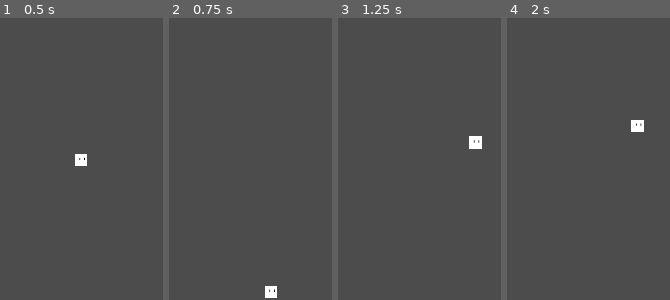
Above: before the commit, frames 1-4 (left to right).
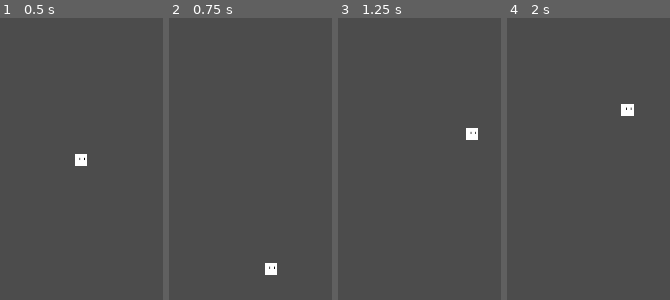
Above: after the commit, the same moments.

Repository: Ken-Xiangyi-Zhou/VGDC-UCI-Godot-Platformer-Scaffold
Game: Godot game, scene res://scenes/main_scene.tscn
Same seed, same stepped clock (60 frames per second), same inputs: the game is played once before the commit and once after it. This scene is started directly instead of the project's main scene.
Inputs:
- Up to frame 1 (0.5 s): no input
- Up to frame 2 (0.75 s): tap Enter at 0.5 s; hold D (right) from 0.53 s (still down); hold W (up) from 0.53 s (still down)
- Up to frame 3 (1.25 s): keep holding D (right); keep holding W (up)
- Up to frame 4 (2 s): keep holding D (right); release W (up) at 1.28 s; tap W (up) at 1.35, 1.52, 1.82 s

Frame 1 is identical in both runs. In frame 2, 0.6% of the frame differs, in the area x 58-67%, y 86-100%; in frame 3, 0.5%; in frame 4, 0.7%, in the area x 69-85%, y 30-41%.

Commit message:
Fixed Main Scene
And added some comments too~

Diff:
--- a/Godot Scaffold Platformer/scenes/example_scene.tscn
+++ b/Godot Scaffold Platformer/scenes/example_scene.tscn
@@ -56,6 +56,7 @@
 extents = Vector2( 8, 1 )
 
 [node name="Example Scene" type="Node2D"]
+editor/display_folded = true
 
 [node name="Tiles" type="TileMap" parent="."]
 tile_set = ExtResource( 1 )
@@ -70,7 +71,7 @@
 collision_layer = 8
 collision_mask = 2
 format = 1
-tile_data = PoolIntArray( 393304, 0, 0, 458838, 0, 0, 589867, 0, 0, 589909, 0, 0, 655443, 0, 0, 786514, 0, 0, 852008, 0, 0, 852012, 0, 0, 852048, 0, 0, 917551, 0, 0, 983090, 0, 0, 983119, 0, 0 )
+tile_data = PoolIntArray( 393304, 0, 0, 458838, 0, 0, 589867, 0, 0, 589909, 0, 0, 655443, 0, 0, 786514, 0, 0, 852008, 0, 0, 852048, 0, 0, 917551, 0, 0, 983090, 0, 0, 983119, 0, 0 )
 
 [node name="Hazards" type="TileMap" parent="."]
 tile_set = ExtResource( 3 )
@@ -81,6 +82,7 @@
 tile_data = PoolIntArray( 196665, 0, 0, 327729, 0, 0, 393266, 0, 0, 458819, 0, 0, 524334, 0, 0, 524342, 0, 0, 524343, 0 …(299 unchanged characters)…
 
 [node name="Player" type="KinematicBody2D" parent="."]
+editor/display_folded = true
 position = Vector2( 535.987, 417.635 )
 collision_layer = 2
 collision_mask = 13
@@ -89,6 +91,7 @@
 x_decceleration = 30
 
 [node name="Player Sprite" type="AnimatedSprite" parent="Player"]
+editor/display_folded = true
 frames = SubResource( 1 )
 script = ExtResource( 7 )
 
@@ -111,6 +114,7 @@
 drag_margin_bottom = 0.0
 
 [node name="Face" type="Area2D" parent="Player"]
+editor/display_folded = true
 collision_layer = 2
 
 [node name="Face Box" type="CollisionShape2D" parent="Player/Face"]
--- a/Godot Scaffold Platformer/scenes/main_scene.tscn
+++ b/Godot Scaffold Platformer/scenes/main_scene.tscn
@@ -7,7 +7,7 @@
 [ext_resource path="res://assets/sprites/player_1.png" type="Texture" id=5]
 [ext_resource path="res://assets/sprites/player_2.png" type="Texture" id=6]
 [ext_resource path="res://scripts/player_sprite_direction.gd" type="Script" id=7]
-
+[ext_resource path="res://scripts/player_animaton.gd" type="Script" id=8]
 
 [sub_resource type="SpriteFrames" id=1]
 animations = [ {
@@ -17,10 +17,42 @@
 "speed": 60.0
 } ]
 
-[sub_resource type="RectangleShape2D" id=2]
+[sub_resource type="Animation" id=2]
+resource_name = "Blink"
+length = 0.1
+tracks/0/type = "value"
+tracks/0/path = NodePath(".:frame")
+tracks/0/interp = 1
+tracks/0/loop_wrap = true
+tracks/0/imported = false
+tracks/0/enabled = true
+tracks/0/keys = {
+"times": PoolRealArray( 0 ),
+"transitions": PoolRealArray( 1 ),
+"update": 1,
+"values": [ 1 ]
+}
+
+[sub_resource type="Animation" id=3]
+resource_name = "Idle"
+length = 0.1
+tracks/0/type = "value"
+tracks/0/path = NodePath(".:frame")
+tracks/0/interp = 1
+tracks/0/loop_wrap = true
+tracks/0/imported = false
+tracks/0/enabled = true
+tracks/0/keys = {
+"times": PoolRealArray( 0 ),
+"transitions": PoolRealArray( 1 ),
+"update": 1,
+"values": [ 0 ]
+}
+
+[sub_resource type="RectangleShape2D" id=4]
 extents = Vector2( 8, 8 )
 
-[sub_resource type="RectangleShape2D" id=3]
+[sub_resource type="RectangleShape2D" id=5]
 extents = Vector2( 8, 1 )
 
 [node name="Main Scene" type="Node2D"]
@@ -47,7 +79,7 @@
 format = 1
 
 [node name="Player" type="KinematicBody2D" parent="."]
-position = Vector2( 531, 353 )
+position = Vector2( 512, 300 )
 collision_layer = 2
 collision_mask = 13
 script = ExtResource( 4 )
@@ -55,11 +87,17 @@
 x_decceleration = 30
 
 [node name="Player Sprite" type="AnimatedSprite" parent="Player"]
+editor/display_folded = true
 frames = SubResource( 1 )
 script = ExtResource( 7 )
 
+[node name="Player Animator" type="AnimationPlayer" parent="Player/Player Sprite"]
+anims/Blink = SubResource( 2 )
+anims/Idle = SubResource( 3 )
+script = ExtResource( 8 )
+
 [node name="Player Collision Box" type="CollisionShape2D" parent="Player"]
-shape = SubResource( 2 )
+shape = SubResource( 4 )
 
 [node name="Main Camera" type="Camera2D" parent="Player"]
 current = true
@@ -72,12 +110,13 @@
 drag_margin_bottom = 0.0
 
 [node name="Face" type="Area2D" parent="Player"]
+editor/display_folded = true
 collision_layer = 2
 
 [node name="Face Box" type="CollisionShape2D" parent="Player/Face"]
 position = Vector2( 8, 0 )
 rotation = 1.5708
-shape = SubResource( 3 )
+shape = SubResource( 5 )
 one_way_collision = true
 
 [connection signal="body_entered" from="Player/Face" to="Player" method="_on_wall"]
--- a/Godot Scaffold Platformer/scripts/player_animaton.gd
+++ b/Godot Scaffold Platformer/scripts/player_animaton.gd
@@ -1,4 +1,6 @@
 extends AnimationPlayer
+
+#This script changes the current animation of the player sprite. There's just blinking right now.
 
 func _ready():							#Called when the node enters the scene tree for the first time.
 	set_autoplay("Idle")
Not shown: 1 places in Godot Scaffold Platformer/scenes/main_scene.tscn that only renumber resources
